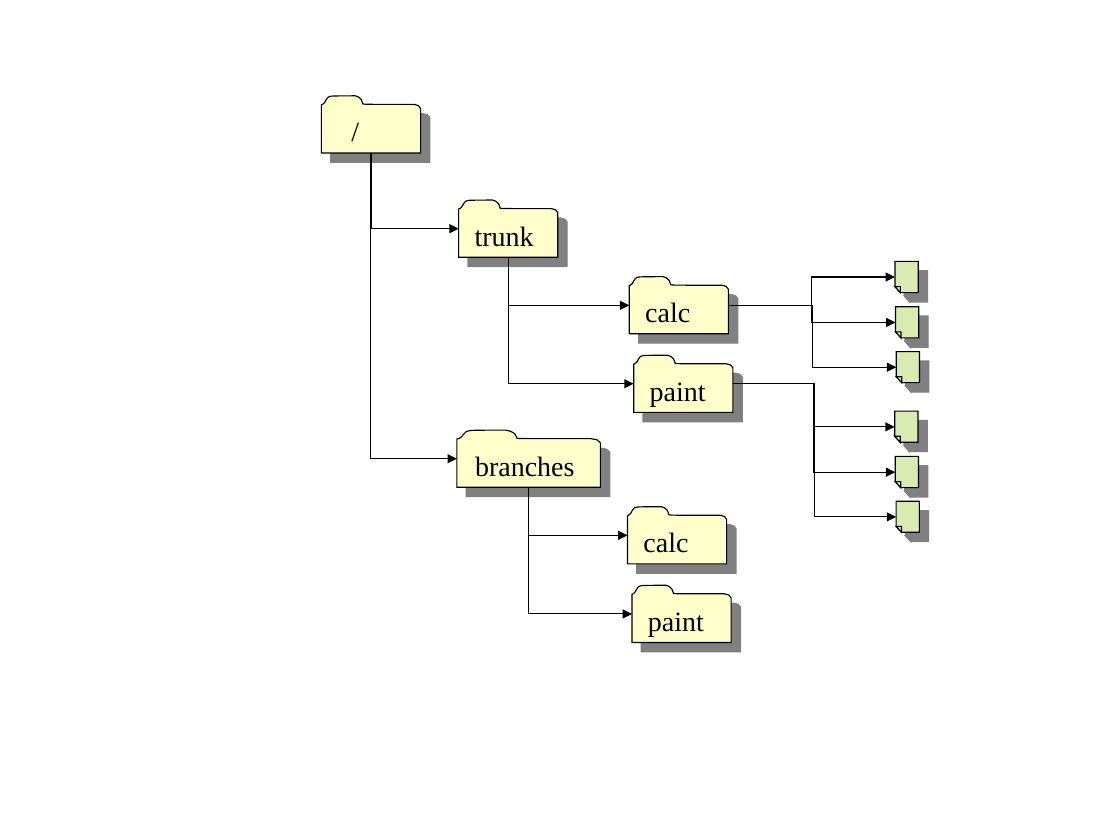
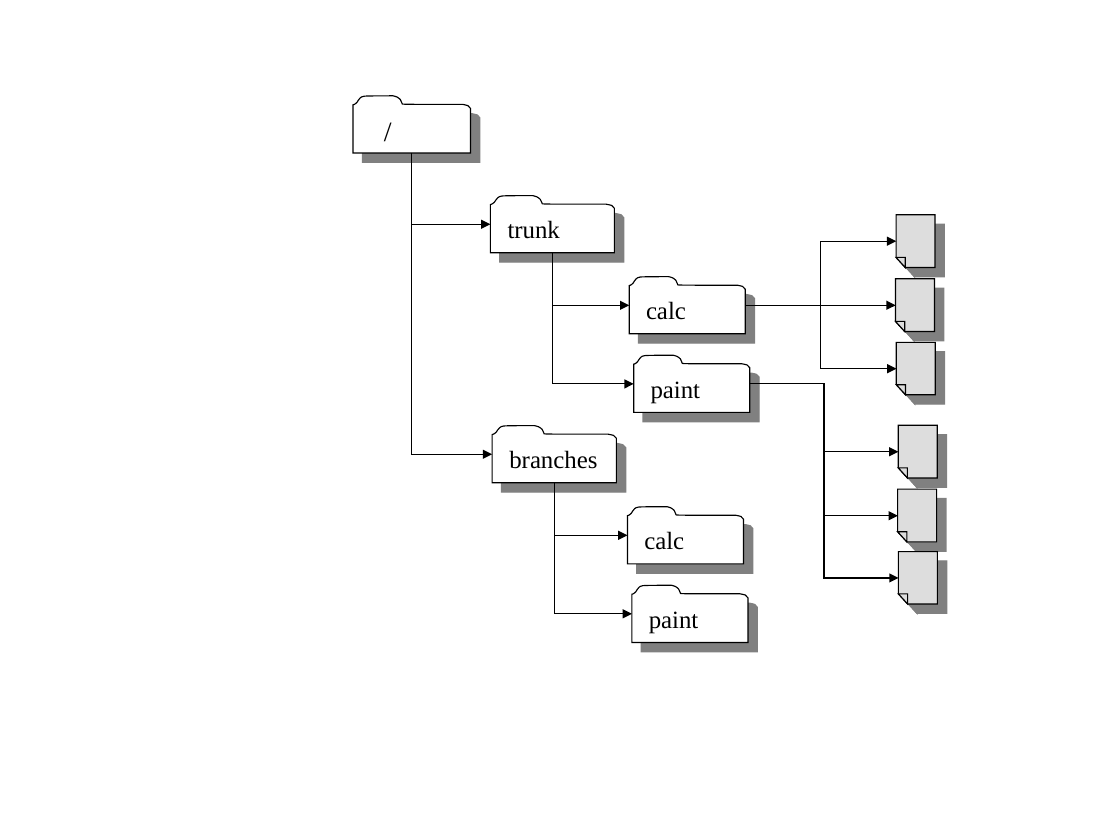
Before and after one commit to nabetaro/svnbook-ja, a slide deck: slide 2 of src/book/book/images/branches.ppt. Drawn at 1120x840 pixels with LibreOffice and Linux fonts; fonts in the diff are those of the drawing. Boxes give left, top, right and bottom in pixels: in the first picture for what was removed or moved away, otherwise in the second. Text is boxed around its words. In the diff, an @@ line names an element or a change of style, - is before the commit and + after.

```diff
--- a/src/book/book/images/branches.ppt
+++ b/src/book/book/images/branches.ppt
@@ freeform shape "/": place and size @@
-freeform shape "/" at bbox=[321, 96, 421, 153]
+freeform shape "/" at bbox=[353, 96, 470, 153]
@@ freeform shape "/" at bbox=[353, 96, 470, 153]: fill #FFFFCC to #FFFFFF @@
@@ elbow arrow moved from (371, 153) - (457, 459) to (412, 153) - (492, 455) @@
@@ elbow arrow moved from (371, 153) - (459, 228) to (412, 153) - (491, 224) @@
@@ size 18 to 16 pt; fill #FFFFCC to #FFFFFF in 6 elements at bbox=[634, 355, 750, 412], bbox=[627, 506, 744, 563], bbox=[629, 277, 746, 334], bbox=[632, 586, 748, 643], bbox=[492, 426, 616, 483], bbox=[491, 196, 615, 253] @@
@@ freeform shape "trunk": place and size @@
-freeform shape "trunk" at bbox=[459, 200, 559, 258]
+freeform shape "trunk" at bbox=[491, 196, 615, 253]
@@ fill #D8EBB3 to #DDDDDD in 5 elements at bbox=[896, 343, 935, 395], bbox=[897, 489, 936, 542], bbox=[895, 279, 934, 332], bbox=[898, 426, 937, 478], bbox=[896, 215, 935, 268] @@
@@ freeform shape: place and size @@
-freeform shape at bbox=[895, 261, 918, 292]
+freeform shape at bbox=[896, 215, 935, 268]
@@ elbow arrow moved from (508, 258) - (634, 384) to (552, 253) - (634, 384) @@
@@ elbow arrow moved from (508, 258) - (629, 306) to (552, 253) - (629, 306) @@
@@ elbow arrow moved from (728, 306) - (895, 277) to (745, 306) - (896, 241) @@
@@ freeform shape "calc": place and size @@
-freeform shape "calc" at bbox=[629, 277, 729, 334]
+freeform shape "calc" at bbox=[629, 277, 746, 334]
@@ freeform shape: place and size @@
-freeform shape at bbox=[895, 307, 918, 338]
+freeform shape at bbox=[895, 279, 934, 332]
@@ elbow arrow moved from (728, 306) - (896, 367) to (745, 306) - (896, 368) @@
@@ elbow arrow moved from (728, 306) - (896, 323) to (745, 306) - (896, 306) @@
@@ freeform shape "paint": place and size @@
-freeform shape "paint" at bbox=[634, 355, 734, 412]
+freeform shape "paint" at bbox=[634, 355, 750, 412]
@@ freeform shape: place and size @@
-freeform shape at bbox=[896, 352, 920, 383]
+freeform shape at bbox=[896, 343, 935, 395]
@@ elbow arrow moved from (732, 384) - (896, 517) to (749, 384) - (898, 516) @@
@@ elbow arrow moved from (732, 384) - (895, 473) to (749, 384) - (898, 451) @@
@@ elbow arrow moved from (732, 384) - (895, 427) to (749, 384) - (898, 578) @@
@@ freeform shape removed at bbox=[895, 411, 918, 442] @@
@@ freeform shape "branches": place and size @@
-freeform shape "branches" at bbox=[457, 430, 600, 487]
+freeform shape "branches" at bbox=[492, 426, 616, 483]
@@ freeform shape: place and size @@
-freeform shape at bbox=[895, 456, 918, 487]
+freeform shape at bbox=[898, 426, 937, 478]
@@ elbow arrow moved from (529, 487) - (632, 614) to (554, 483) - (632, 614) @@
@@ elbow arrow moved from (529, 487) - (627, 535) to (554, 483) - (627, 535) @@
@@ freeform shape "calc": place and size @@
-freeform shape "calc" at bbox=[627, 506, 727, 563]
+freeform shape "calc" at bbox=[627, 506, 744, 563]
@@ freeform shape: place and size @@
-freeform shape at bbox=[896, 502, 920, 533]
+freeform shape at bbox=[897, 489, 936, 542]
@@ freeform shape added at bbox=[898, 551, 937, 604], fill #DDDDDD, outline #000000 0.74 pt @@
@@ freeform shape "paint": place and size @@
-freeform shape "paint" at bbox=[632, 586, 731, 643]
+freeform shape "paint" at bbox=[632, 586, 748, 643]
```
Also in this commit, not shown: 3 other slides changed, 14 other files.
